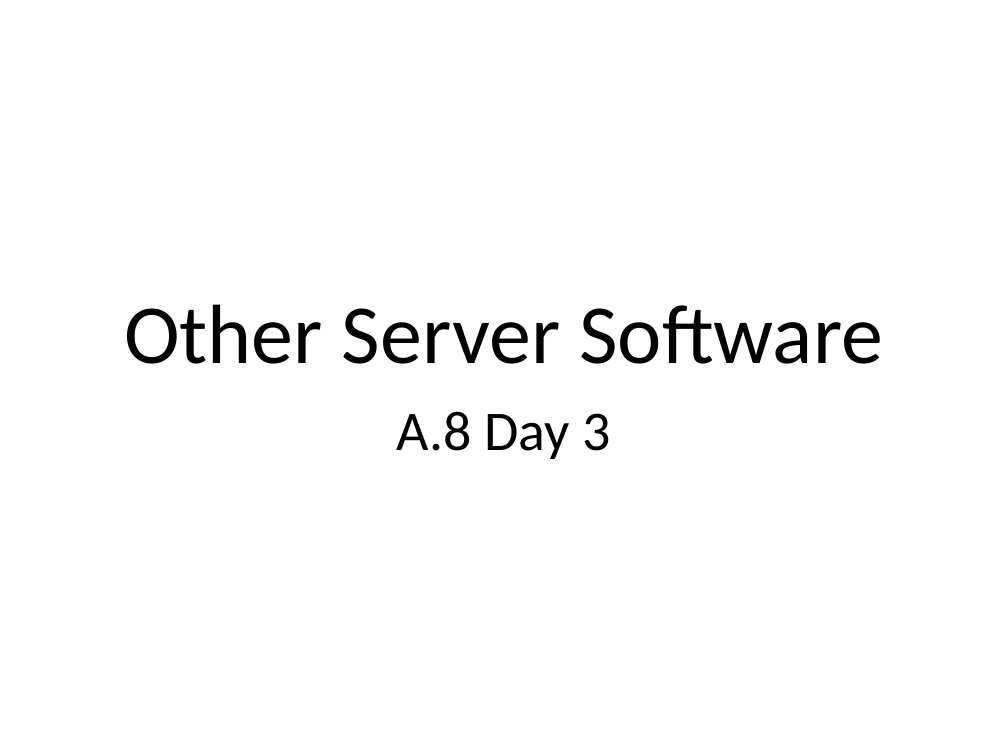
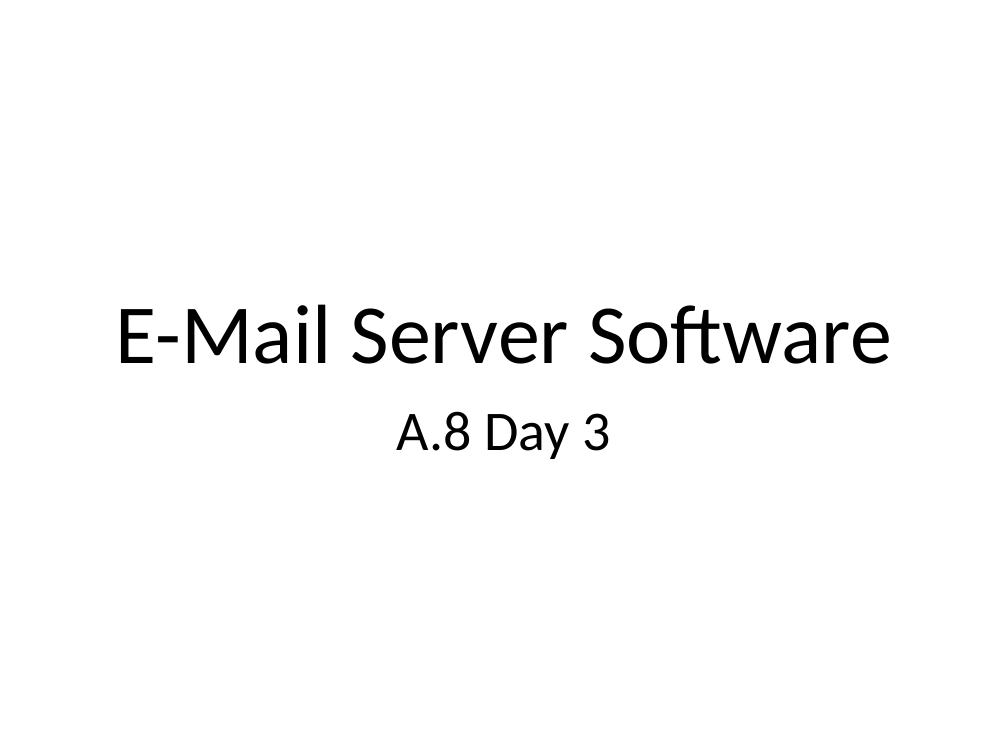
Before and after one commit to Greg5519/ICS2O0, a slide deck: slide 16 of Topic A Understanding Computers/A.8 Lesson - World Wide Web.pptx. Drawn at 1008x756 pixels with LibreOffice and Linux fonts; fonts in the diff are those of the drawing. Boxes give left, top, right and bottom in pixels: in the first picture for what was removed or moved away, otherwise in the second. Text is boxed around its words. In the diff, an @@ line names an element or a change of style, - is before the commit and + after.

```diff
--- a/Topic A Understanding Computers/A.8 Lesson - World Wide Web.pptx
+++ b/Topic A Understanding Computers/A.8 Lesson - World Wide Web.pptx
@@ title at [116, 304, 892, 364]: text changed @@
-Other Server Software
+E-Mail Server Software
```
Also in this commit, not shown: 4 slides added, 2 other files.
